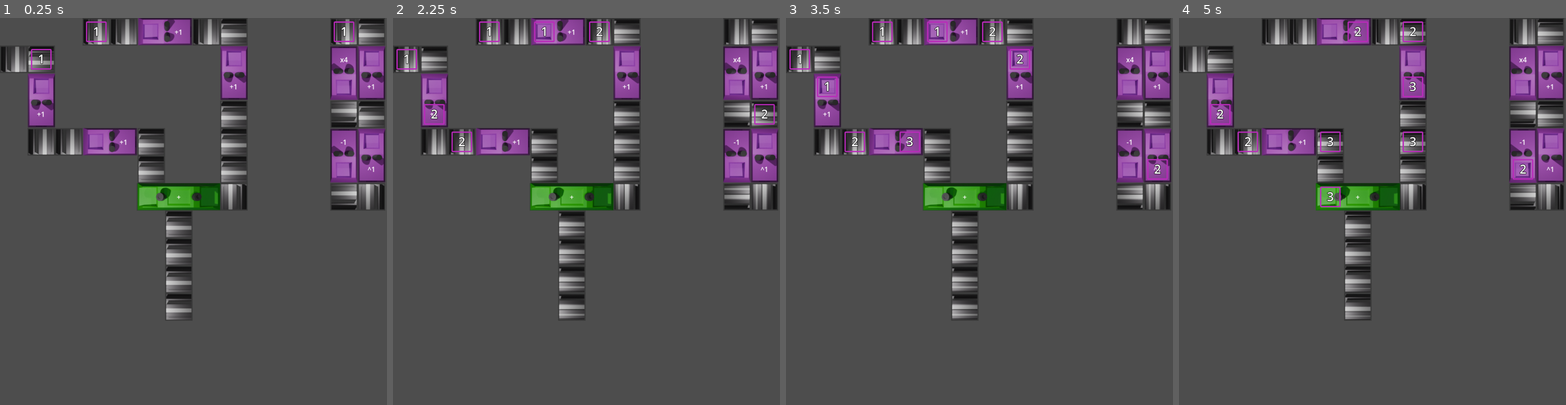
Above: before the commit, frames 1-4 (left to right).
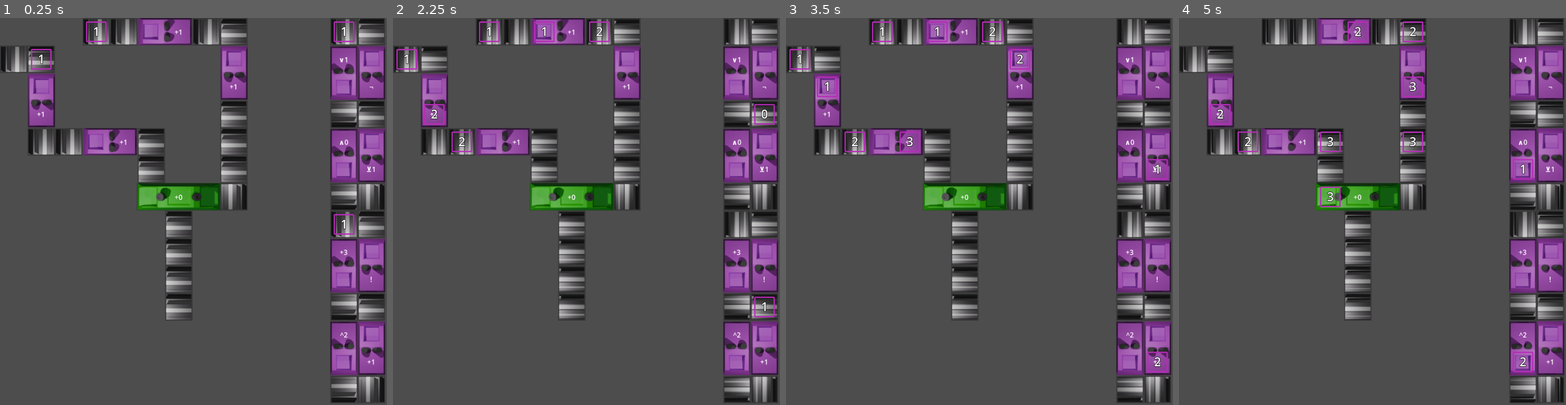
Above: after the commit, the same moments.

Repository: makreth/tiltedgjfeb
Game: Godot game, scene res://Scenes/jacobLevel.tscn
The game is run twice, just before and just after one commit, with the same random seed, the same clock (stepped at 60 frames per second) and the same inputs. This scene is started directly instead of the project's main scene.
Inputs:
- Up to frame 1 (0.25 s): no input
- Up to frame 2 (2.25 s): no input
- Up to frame 3 (3.5 s): no input
- Up to frame 4 (5 s): no input

The runs differ from the first frame. In frame 1, 5.6% of the frame differs, in the area x 45-100%, y 10-100%; in frame 2, 5.8%; in frame 3, 5.7%; in frame 4, 5.8%.

Commit message:
Added back divide, added factorial, not, and, or, nand, nor, xor operations.

Diff:
--- a/Scenes/jacobLevel.tscn
+++ b/Scenes/jacobLevel.tscn
@@ -158,21 +158,22 @@
 
 [node name="UnaryMathMachine5" parent="." instance=ExtResource("5_wfl3t")]
 position = Vector2(800, 128)
-fixedValue = 4
-operation = 2
+operation = 8
 
 [node name="UnaryMathMachine6" parent="." instance=ExtResource("5_wfl3t")]
 position = Vector2(864, 128)
+operation = 6
 facing = 2
 
 [node name="UnaryMathMachine8" parent="." instance=ExtResource("5_wfl3t")]
 position = Vector2(864, 320)
-operation = 3
+operation = 11
 facing = 2
 
 [node name="UnaryMathMachine7" parent="." instance=ExtResource("5_wfl3t")]
 position = Vector2(800, 320)
-operation = 1
+fixedValue = 0
+operation = 7
 
 [node name="UnaryMathMachine2" parent="." instance=ExtResource("5_wfl3t")]
 position = Vector2(384, 32)
@@ -225,3 +226,47 @@
 [node name="Item9" parent="." instance=ExtResource("4_yuu7b")]
 position = Vector2(800, 32)
 value = 1
+
+[node name="ConveyorBelt36" parent="." instance=ExtResource("1_gte75")]
+position = Vector2(800, 480)
+facing = 1
+
+[node name="ConveyorBelt37" parent="." instance=ExtResource("1_gte75")]
+position = Vector2(864, 480)
+facing = 2
+
+[node name="ConveyorBelt40" parent="." instance=ExtResource("1_gte75")]
+position = Vector2(864, 672)
+facing = 2
+
+[node name="ConveyorBelt41" parent="." instance=ExtResource("1_gte75")]
+position = Vector2(800, 864)
+
+[node name="ConveyorBelt43" parent="." instance=ExtResource("1_gte75")]
+position = Vector2(864, 864)
+facing = 3
+
+[node name="ConveyorBelt44" parent="." instance=ExtResource("1_gte75")]
+position = Vector2(800, 672)
+
+[node name="UnaryMathMachine9" parent="." instance=ExtResource("5_wfl3t")]
+position = Vector2(800, 576)
+fixedValue = 3
+
+[node name="UnaryMathMachine10" parent="." instance=ExtResource("5_wfl3t")]
+position = Vector2(864, 576)
+operation = 5
+facing = 2
+
+[node name="UnaryMathMachine11" parent="." instance=ExtResource("5_wfl3t")]
+position = Vector2(864, 768)
+facing = 2
+
+[node name="UnaryMathMachine12" parent="." instance=ExtResource("5_wfl3t")]
+position = Vector2(800, 768)
+fixedValue = 2
+operation = 4
+
+[node name="Item10" parent="." instance=ExtResource("4_yuu7b")]
+position = Vector2(800, 480)
+value = 1
--- a/Scripts/itemCalculator.gd
+++ b/Scripts/itemCalculator.gd
@@ -12,7 +12,7 @@
 	_inputReceivers = inputReceivers
 	_operationFunction = Operation.getOperationFunction(operation, fixedSecondOperand)
 	text = Operation.toString(operation)
-	if fixedSecondOperand > 0:
+	if fixedSecondOperand >= 0 && !(operation == Operation.TYPE.NOT || operation == Operation.TYPE.FACTORIAL):
 		text += str(fixedSecondOperand)
 	ORCHESTRATOR.registerExecute(calculate, 2)
 	var parent = get_parent()
--- a/Scripts/util/operation.gd
+++ b/Scripts/util/operation.gd
@@ -1,14 +1,28 @@
 class_name Operation
 
-enum TYPE {ADD, SUBTRACT, MULTIPLY, EXPONENT}
+enum TYPE {ADD, SUBTRACT, MULTIPLY, DIVIDE, EXPONENT, FACTORIAL, NOT, AND, OR, NAND, NOR, XOR}
 
 static func toString(type: TYPE) -> String:
-	return ["+", "-", "x", "^"][type]
+	return ["+", "-", "x", "÷", "^", "!", "¬", "∧", "∨", "⊼", "⊽", "⊻"][type]
+
+static var factorial := func(n: int) -> int:
+	var result := 1
+	for i in range(2, n + 1):
+		result *= i
+	return result
 
 static func getOperationFunction(type: TYPE, secondArg = 0) -> Callable:
 	return [
 		func(a, b = secondArg): return a + b,
 		func(a, b = secondArg): return a - b,
 		func(a, b = secondArg): return a * b,
-		func(a, b = secondArg): return a ** b
+		func(a, b = secondArg): return "err" if b == 0 else a / b,
+		func(a, b = secondArg): return a ** b,
+		func(a, _b = secondArg): return factorial.call(a),
+		func(a, _b = secondArg): return int(!bool(a)),
+		func(a, b = secondArg): return a && b,
+		func(a, b = secondArg): return a || b,
+		func(a, b = secondArg): return !(a && b),
+		func(a, b = secondArg): return !(a || b),
+		func(a, b = secondArg): return (!a && b) || (a && !b),
 	][type]
Not shown: 1 places in Resources/sprites/gear_rotate.tres that only renumber resources
